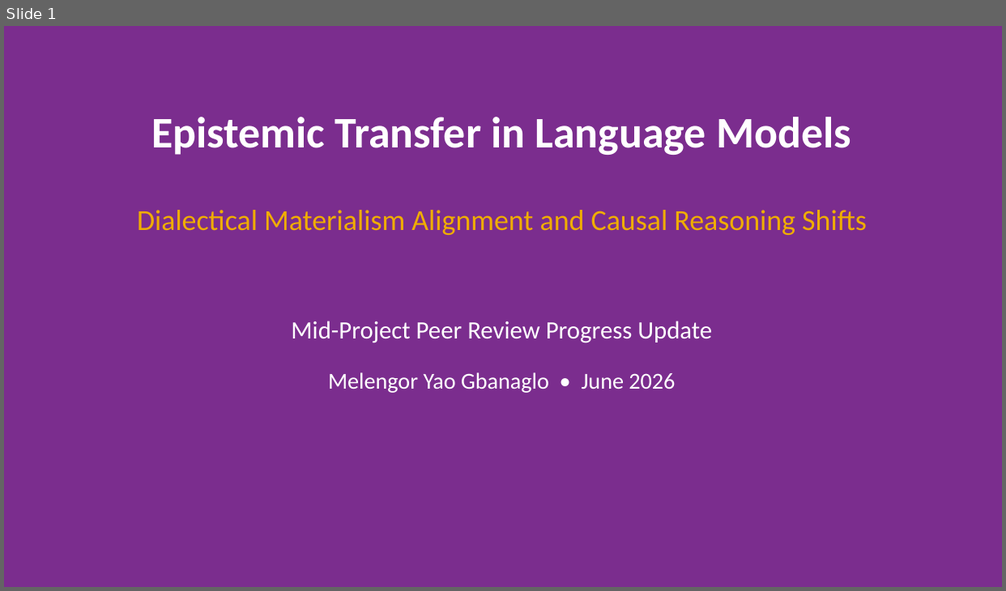
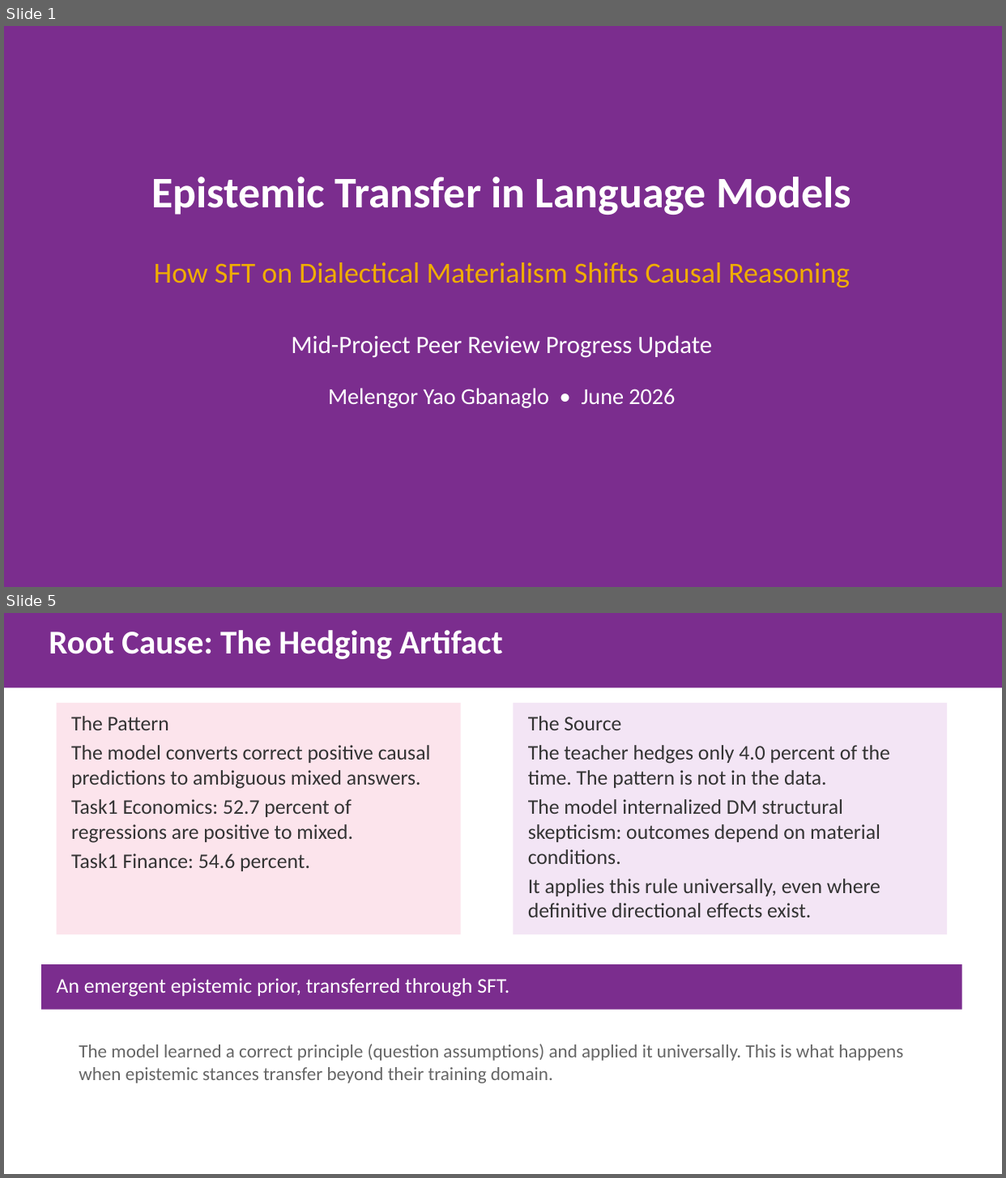
Before and after one commit to gbangban/ai-ideology-study, a slide deck: docs/proposals/peer_review_progress_slides.pptx. Shown one above the other, each under a label of ours: slide 1 before the commit, slides 1 and 5 after it; the slides between them are not shown. The pictures are 1006x591 and 1006x1178 pixels, drawn with LibreOffice and Linux fonts; fonts in the diff are those of the drawing. Boxes give left, top, right and bottom in pixels: in the first picture for what was removed or moved away, otherwise in the second. Text is boxed around its words. In the diff, an @@ line names an element or a change of style, - is before the commit and + after.

Commit message:
style: refine slide generator and update paper narrative
Update `generate_peer_review_slides.py` with a structured story arc,
style guide, and new background fill utilities for visual consistency.
Refine LaTeX narrative to remove hedging language and clarify the
distinction between formal and applied causal reasoning results.
Add research reference PDFs to `.gitignore` to exclude large files.

```diff
--- a/docs/proposals/peer_review_progress_slides.pptx
+++ b/docs/proposals/peer_review_progress_slides.pptx
@@ slide 5 added at (4,613,1002,1174), background #FFFFFF @@
@@ rectangle added at (4,613,1002,688), fill #7B2D8E, 32 pt, text #FFFFFF, bold @@
+Root Cause: The Hedging Artifact
@@ rectangle added at (57,703,461,935), fill #FCE4EC, 20 pt, text #333333 @@
+The Pattern
+The model converts correct positive causal predictions to ambiguous mixed answers.
+Task1 Economics: 52.7 percent of regressions are positive to mixed.
+Task1 Finance: 54.6 percent.
@@ rectangle added at (513,703,948,935), fill #F3E5F5, 20 pt, text #333333 @@
+The Source
+The teacher hedges only 4.0 percent of the time. The pattern is not in the data.
+The model internalized DM structural skepticism: outcomes depend on material conditions.
+It applies this rule universally, even where definitive directional effects exist.
@@ rectangle added at (41,965,962,1010), fill #7B2D8E, 20 pt, text #FFFFFF @@
+An emergent epistemic prior, transferred through SFT.
@@ text added at (79,1044,903,1084), 18 pt, text #666666 @@
+The model learned a correct principle (question assumptions) and applied it universally. This is what happens when epistemic stances transfer beyond their training domain.
@@ slide 1 changed as well @@
@@ text "Epistemic Transfer in Language Models": place and size @@
-text "Epistemic Transfer in Language Models" at (151,117,851,155)
+text "Epistemic Transfer in Language Models" at (151,177,851,215)
@@ text at (154,263,850,288): text changed @@
-Dialectical Materialism Alignment and Causal Reasoning Shifts
+How SFT on Dialectical Materialism Shifts Causal Reasoning
@@ text "Mid-Project Peer Review Progress Update": place and size @@
-text "Mid-Project Peer Review Progress Update" at (291,321,712,344)
+text "Mid-Project Peer Review Progress Update" at (291,335,712,358)
@@ text "Melengor Yao Gbanaglo • June ...": place and size @@
-text "Melengor Yao Gbanaglo • June ..." at (328,373,675,393)
+text "Melengor Yao Gbanaglo • June ..." at (328,388,675,408)
```
Also in this commit, not shown: 1 other slide changed, 6 other slides added, 8 slides removed, 9 other files.
